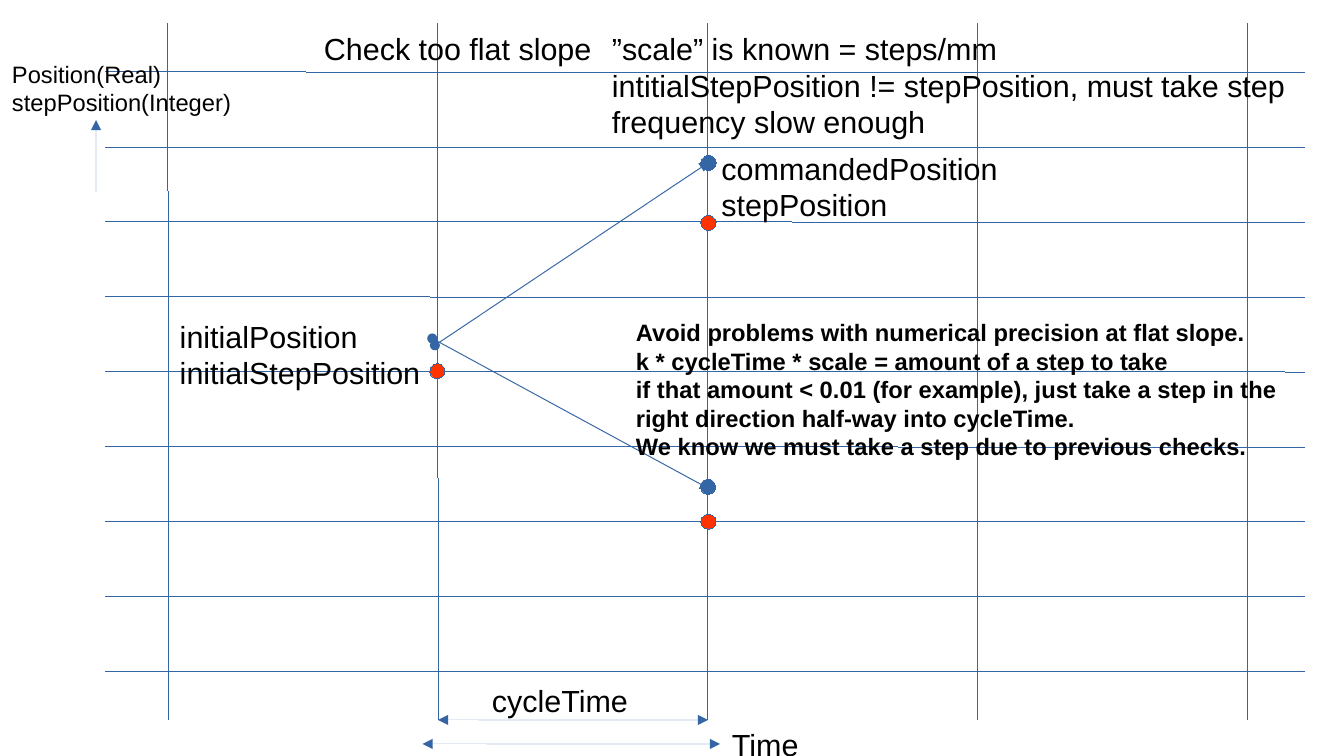
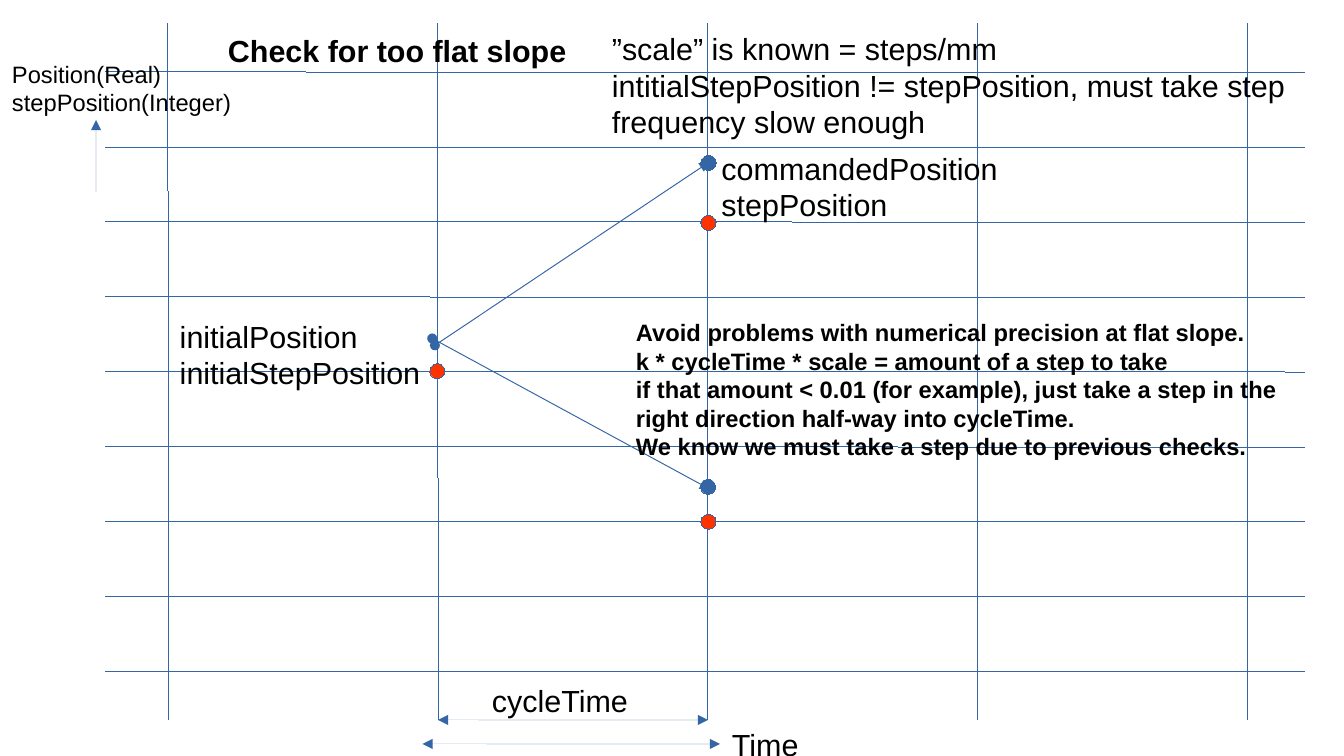
Before and after one commit to MetalMusings/MyOwnEtherCATDevice, a slide deck: slide 8 of Firmware/doc/Stepgen.odp. Drawn at 1344x756 pixels with LibreOffice and Linux fonts; fonts in the diff are those of the drawing. Boxes give left, top, right and bottom in pixels: in the first picture for what was removed or moved away, otherwise in the second. Text is boxed around its words. In the diff, an @@ line names an element or a change of style, - is before the commit and + after.

```diff
--- a/Firmware/doc/Stepgen.odp
+++ b/Firmware/doc/Stepgen.odp
@@ text at (x1=228, y1=38, x2=567, y2=68): text changed; bold on @@
-Check too flat slope
+Check for too flat slope
```
Also in this commit, not shown: 7 other slides changed, 2 slides added, 4 other files.
